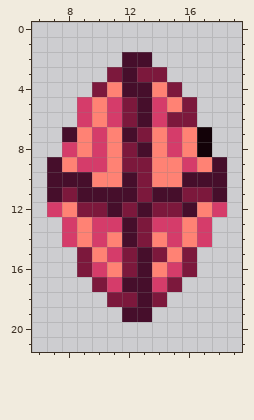
One commit to this pixel-art sprite: game/assets/image/game/artifact_2.png. The picture above was drawn from the file before the commit.
The file is 24x24 pixels. Shown: x 6..19, y 0..21.
New version:
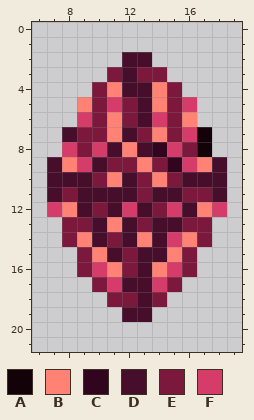
Palette (. is transparent): A #130208  B #ff8274  C #31051e  D #460e2b  E #7c183c  F #d53c6a
Edits made:
Changed rows in their new state; - is an unchanged pixel.
first column x 8:
 5 -BE---BEF-
 6 --EB----B-
 7 -EE----EF-
 8 -E-DB-C-E-
 9 --DE-BEC--
10 --E----E--
12 -D--F--F--
13 EEDB--DDEE
14 E-DE-BD--E
15 ---D--D---
Where, in picture pixels (left, top, right, bottom), the same in both pictures:
changed: (62, 97, 212, 262)
